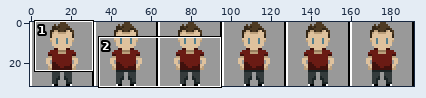
Two versions of one sprite sheet, Client/SDL_project/Resources/Sprites/Character/animTemplate.png. The first picture is a wide view before the edit; the outline marks the close-up.
Close-up. Before the commit:
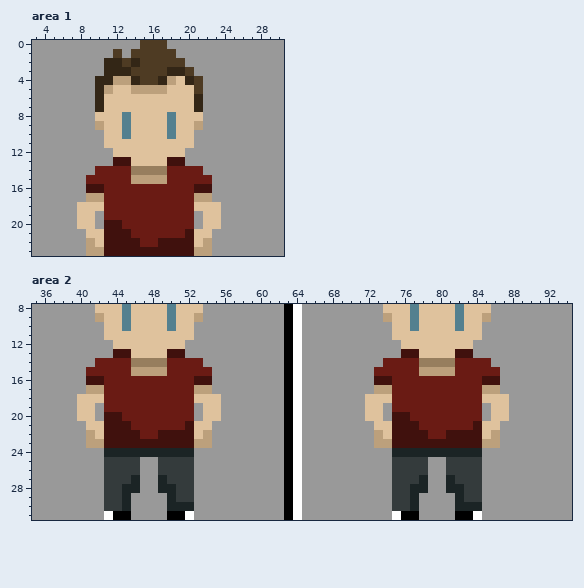
The file is 192x32 pixels. Shown: area 1: x 3..30, y 0..23; area 2: x 35..94, y 8..31.
And afterwards:
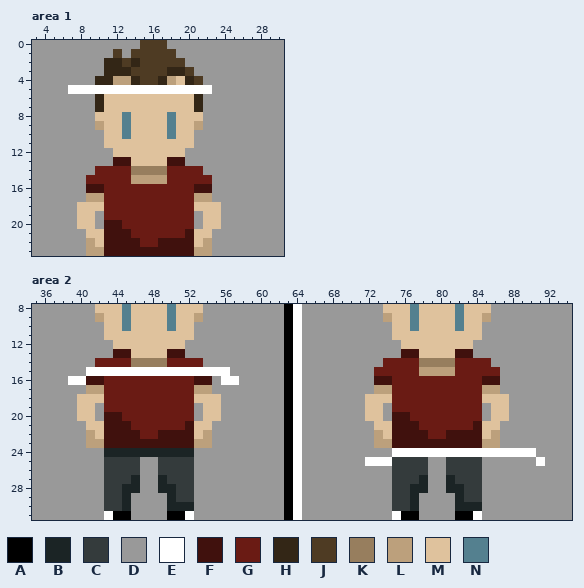
Palette (. is transparent): A #000000  B #1b2425  C #343b3c  D #999999  E #ffffff  F #40110d  G #6a1b14  H #332616  J #4e3b23  K #977e5e  L #bca07c  M #dfc29d  N #54808f
The exact change:
Area 1:
y 5: x 7..22 DDDHLMMLLLLMMMJD -> EEEEEEEEEEEEEEEE
Area 2:
y 15: x 41..56 GGGGGLLLLGGGGGDD -> EEEEEEEEEEEEEEEE
y 16: x 39..40 DD -> EE; x 56..57 DD -> EE
y 24: x 75..90 BBBBBBBBBBDDDDDD -> EEEEEEEEEEEEEEEE
y 25: x 72..74 DDD -> EEE; x 91 D -> E
Boxes around the changes in both close-ups, in picture pixels (x1, y1, x2, y2):
changed: (68, 85, 212, 94)
changed: (68, 367, 239, 385)
changed: (365, 448, 545, 466)
